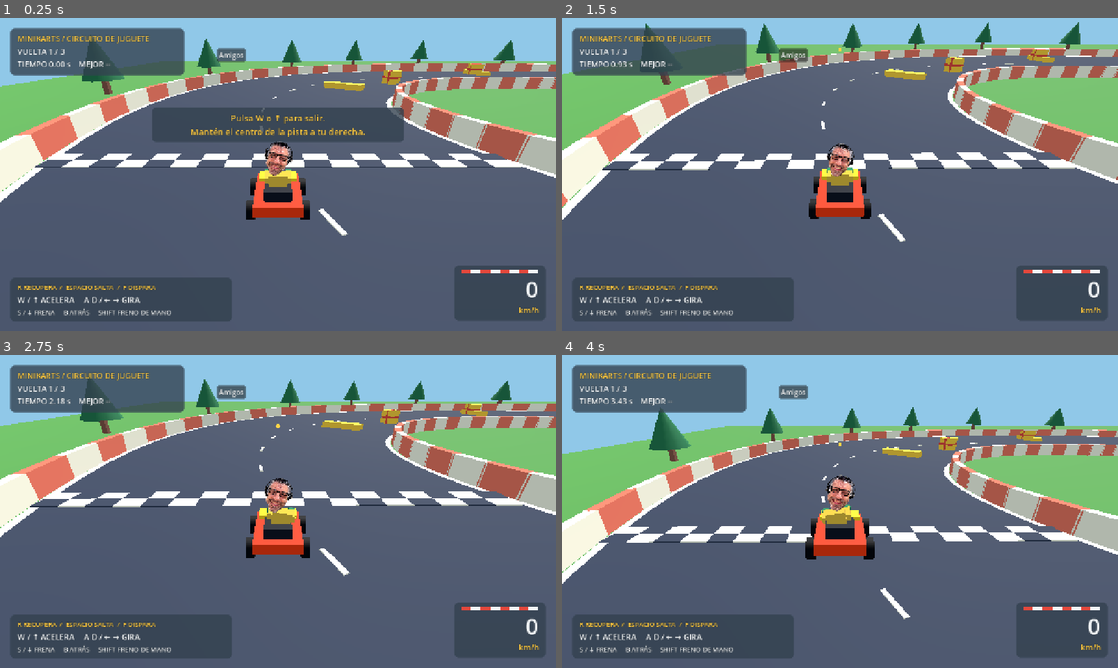
Above: before the commit, frames 1-4 (two rows, left to right).
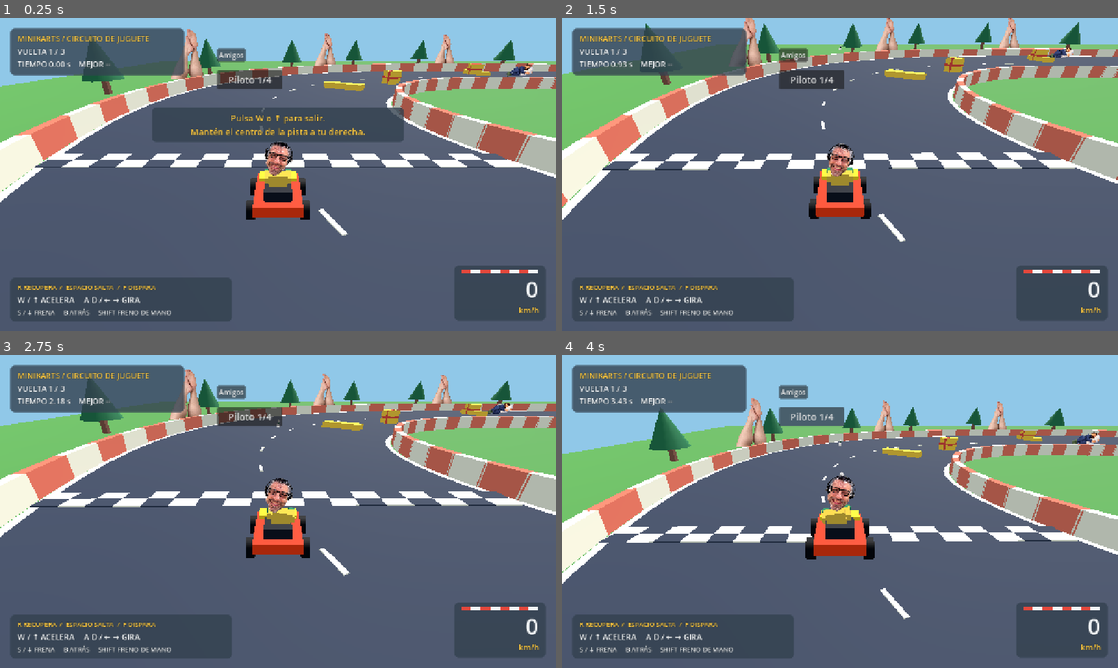
Above: after the commit, the same moments.

Repository: largomaniamlg-lab/minikarts
Game: Godot game, scene res://scenes/main.tscn
Same seed, same stepped clock (60 frames per second), same inputs: the game is played once before the commit and once after it.
Inputs (mouse positions are in pixels of both pictures, inside the frame that each line leads up to):
- Up to frame 1 (0.25 s): no input
- Up to frame 2 (1.5 s): tap W (accelerate) at 0.5 s; move the mouse to (962, 158) at 0.52 s; hold D (steer_right) 0.53-1.25 s; hold F (shoot) 0.53-1.25 s; click (962, 158) at 0.67 s; tap Space (jump) at 0.77 s; drag from (728, 190) to (812, 237) at 1.27 s
- Up to frame 3 (2.75 s): move the mouse to (333, 442) at 2.02 s; hold D (steer_right) from 2.03 s (still down); hold F (shoot) from 2.03 s (still down)
- Up to frame 4 (4 s): release D (steer_right) at 2.75 s; release F (shoot) at 2.75 s; drag from (812, 574) to (673, 464) at 2.77 s; move the mouse to (1006, 558) at 3.52 s; hold A (steer_left) from 3.53 s (still down); hold F (shoot) from 3.53 s (still down); tap Space (jump) at 3.77 s

The runs differ from the first frame. In frame 1, 1.6% of the frame differs, in the area x 30-96%, y 3-23%; in frame 2, 1.5%; in frame 3, 1.6%; in frame 4, 1.6%, in the area x 31-97%, y 13-39%.

Commit message:
Añadir pilotos de foto, neutral móvil y elementos del grupo

Diff:
--- a/godot/scripts/driver.gd
+++ b/godot/scripts/driver.gd
@@ -2,6 +2,18 @@
 
 var kart: CharacterBody3D
 var body: Node3D
+var face: Sprite3D
+var face_id := -1
+const FACES := [preload("res://assets/drivers/friend_face.png"), preload("res://assets/drivers/makeup_face.png"), preload("res://assets/drivers/smile_face.png"), preload("res://assets/drivers/beard_face.png")]
+
+func set_face(index: int) -> void:
+	index = clampi(index, 0, FACES.size() - 1)
+	if face_id == index or face == null:
+		return
+	face_id = index
+	face.texture = FACES[index]
+	# Keep equal head size despite different PNG dimensions.
+	face.pixel_size = 0.00072 if index == 0 else 0.88 / float(maxi(face.texture.get_width(), face.texture.get_height()))
 
 func _ready() -> void:
 	body = Node3D.new()
@@ -13,7 +25,7 @@
 		part(Vector3(0.17, 0.17, 0.22), Vector3(side * 0.17, 0.10, -0.34), Color("33875a"))
 		part(Vector3(0.14, 0.16, 0.47), Vector3(side * 0.29, 0.51, -0.03), Color("e5b83b"))
 		part(Vector3(0.17, 0.17, 0.16), Vector3(side * 0.29, 0.50, -0.30), Color("33875a"))
-	var face := Sprite3D.new()
+	face = Sprite3D.new()
 	face.name = "PhotoFace"
 	face.texture = preload("res://assets/drivers/friend_face.png")
 	face.pixel_size = 0.00072
@@ -22,6 +34,7 @@
 	face.shaded = false
 	face.texture_filter = BaseMaterial3D.TEXTURE_FILTER_LINEAR_WITH_MIPMAPS
 	add_child(face)
+	set_face(Network.selected_driver)
 
 func part(dimensions: Vector3, offset: Vector3, color: Color) -> void:
 	var visual := MeshInstance3D.new()
--- a/godot/scripts/network.gd
+++ b/godot/scripts/network.gd
@@ -20,6 +20,8 @@
 var pending_reset := false
 var displayed_phase := ""
 var browser_test := false
+var selected_driver := 0
+var driver_button: Button
 var remote_karts: Dictionary = {}
 var remote_shots: Array = []
 var menu: CanvasLayer
@@ -176,7 +178,10 @@
 		var name_text := str(message.get("name", "Piloto")).strip_edges().left(20)
 		if name_text == "":
 			name_text = "Piloto"
-		room.players[id] = {"kart": kart, "name": name_text, "ready": false, "lap": 0, "checkpoint": 0, "prev_z": -3.0, "input_time": clock, "finished": false, "spawn": kart.transform}
+		var requested_driver = message.get("driver", 0)
+		var driver_id := clampi(int(requested_driver), 0, 3) if (requested_driver is int or requested_driver is float) and is_finite(float(requested_driver)) else 0
+		kart.get_node("Driver").set_face(driver_id)
+		room.players[id] = {"kart": kart, "name": name_text, "driver": driver_id, "ready": false, "lap": 0, "checkpoint": 0, "prev_z": -3.0, "input_time": clock, "finished": false, "spawn": kart.transform}
 		connection.room = code
 		send(connection.socket, {"type": "welcome", "id": id, "code": code})
 		return
@@ -321,7 +326,7 @@
 	for id in room.players:
 		var player: Dictionary = room.players[id]
 		var kart = player.kart
-		racers.append({"id": id, "name": player.name, "ready": player.ready, "position": vector …(243 unchanged characters)…
+		racers.append({"id": id, "name": player.name, "driver": player.driver, "ready": player.ready, "position": vector …(243 unchanged characters)…
 	var shots := []
 	for child in room.stage.get_children():
 		if child.is_in_group("projectiles"):
@@ -330,7 +335,7 @@
 	for child in room.track.get_children():
 		if child.is_in_group("destructible"):
 			boxes.append(vector(child.position))
-	return {"type": "state", "code": room.code, "host": room.host, "phase": room.phase, "countdown": maxi(0, ceili(room.timer)), "elapsed": room.elapsed, "players": racers, "shots": shots, "boxes": boxes, "results": room.results}
+	return {"type": "state", "code": room.code, "host": room.host, "phase": room.phase, "countdown": maxi(0, ceili(room.timer)), "elapsed": room.elapsed, "players": racers, "shots": shots, "boxes": boxes, "neutral": vector(room.track.get_node("NeutralSleeper").position), "results": room.results}
 
 func as_vector(value: Array) -> Vector3:
 	return Vector3(value[0], value[1], value[2])
@@ -350,6 +355,8 @@
 	if snapshot.phase == "lobby" and displayed_phase == "results":
 		game.get_node("Track").reset_obstacles()
 	game.kart.set_physics_process(false)
+	if snapshot.has("neutral"):
+		game.get_node("Track/NeutralSleeper").position = as_vector(snapshot.neutral)
 	var active_ids := []
 	for racer in snapshot.players:
 		var id := int(racer.id)
@@ -372,6 +379,7 @@
 		var rotation := as_vector(racer.rotation)
 		kart.rotation.y = lerp_angle(kart.rotation.y, rotation.y, 1.0 - exp(-20 * delta))
 		kart._body_visual.material_override.albedo_color = Color(racer.color)
+		kart.get_node("Driver").set_face(int(racer.get("driver", 0)))
 		kart.speed = racer.speed
 		kart._steering = racer.steering
 		if id == player_id:
@@ -421,6 +429,19 @@
 			get_tree().current_scene.kart.enabled = not menu.get_node("Panel").visible
 	)
 	menu.add_child(toggle)
+	driver_button = Button.new()
+	driver_button.position = Vector2(500, 120)
+	driver_button.text = "Piloto %d/4" % (selected_driver + 1)
+	driver_button.custom_minimum_size = Vector2(150, 44)
+	driver_button.add_theme_font_size_override("font_size", 22)
+	driver_button.pressed.connect(func():
+		if playing:
+			return
+		selected_driver = (selected_driver + 1) % 4
+		driver_button.text = "Piloto %d/4" % (selected_driver + 1)
+		get_tree().current_scene.kart.get_node("Driver").set_face(selected_driver)
+	)
+	menu.add_child(driver_button)
 	var panel := PanelContainer.new()
 	panel.name = "Panel"
 	panel.position = Vector2(320, 150)
@@ -483,7 +504,7 @@
 
 func connect_room(create: bool) -> void:
 	if socket != null and socket.get_ready_state() == WebSocketPeer.STATE_OPEN and player_id == 0:
-		send(socket, {"type": "create" if create else "join", "code": code_input.text.to_upper(), "name": nickname.text})
+		send(socket, {"type": "create" if create else "join", "code": code_input.text.to_upper(), "name": nickname.text, "driver": selected_driver})
 		return
 	if socket != null:
 		info.text = "Sal de la sala antes de conectar a otra."
@@ -505,11 +526,12 @@
 	while socket != null and socket.get_ready_state() == WebSocketPeer.STATE_CONNECTING and clock < deadline:
 		await get_tree().process_frame
 	if socket != null and socket.get_ready_state() == WebSocketPeer.STATE_OPEN:
-		send(socket, {"type": "create" if create else "join", "code": code_input.text.to_upper(), "name": nickname.text})
+		send(socket, {"type": "create" if create else "join", "code": code_input.text.to_upper(), "name": nickname.text, "driver": selected_driver})
 	else:
 		info.text = "Servidor no disponible. Sal de la sala para reintentar."
 
 func update_menu() -> void:
+	driver_button.disabled = playing
 	var lines := ["Sala %s · %d/4" % [room_code, snapshot.players.size()]]
 	for racer in snapshot.players:
 		lines.append("%s · %s" % [racer.name, "Listo" if racer.ready else "Esperando"])
@@ -538,6 +560,7 @@
 	displayed_phase = ""
 	room_code = ""
 	player_id = 0
+	driver_button.disabled = false
 	remote_karts.clear()
 	remote_shots.clear()
 	get_tree().reload_current_scene()
--- /dev/null
+++ b/godot/scripts/neutral_sleeper.gd
@@ -0,0 +1,37 @@
+extends Area3D
+
+var elapsed := 0.0
+const ANGLE := 1.7
+
+func _ready() -> void:
+	name = "NeutralSleeper"
+	add_to_group("neutral_hazards")
+	collision_layer = 0
+	collision_mask = 1
+	var collider := CollisionShape3D.new()
+	var shape := BoxShape3D.new()
+	shape.size = Vector3(3.5, 1.15, 2.3)
+	collider.shape = shape
+	add_child(collider)
+	var sprite := Sprite3D.new()
+	sprite.texture = preload("res://assets/memes/sleeper.png")
+	sprite.pixel_size = 4.0 / float(sprite.texture.get_width())
+	sprite.billboard = BaseMaterial3D.BILLBOARD_ENABLED
+	sprite.shaded = false
+	add_child(sprite)
+	reset_path()
+
+func reset_path() -> void:
+	elapsed = 0.0
+	position = get_parent().track_point(ANGLE, 30.0, 0.75)
+	reset_physics_interpolation()
+
+func _physics_process(delta: float) -> void:
+	# The server determines the position and hits in each isolated room.
+	if Network.playing and not Network.server_mode:
+		return
+	elapsed += delta
+	position = get_parent().track_point(ANGLE, 30.0 + 6.5 * sin(elapsed * 0.85), 0.75)
+	for body in get_overlapping_bodies():
+		if body.has_method("receive_hit"):
+			body.receive_hit()
--- a/godot/scripts/projectile.gd
+++ b/godot/scripts/projectile.gd
@@ -6,11 +6,19 @@
 
 func _ready() -> void:
 	add_to_group("projectiles")
+	var photo := Sprite3D.new()
+	photo.texture = preload("res://assets/memes/projectile.png")
+	photo.pixel_size = 0.8 / float(photo.texture.get_height())
+	photo.billboard = BaseMaterial3D.BILLBOARD_ENABLED
+	photo.shaded = false
+	photo.position.y = 0.2
+	add_child(photo)
 	var visual := MeshInstance3D.new()
 	var sphere := SphereMesh.new()
 	sphere.radius = 0.2
 	sphere.height = 0.4
 	visual.mesh = sphere
+	visual.visible = false
 	var material := StandardMaterial3D.new()
 	material.albedo_color = Color("ffd447")
 	material.shading_mode = BaseMaterial3D.SHADING_MODE_UNSHADED
--- a/godot/scripts/track.gd
+++ b/godot/scripts/track.gd
@@ -52,6 +52,17 @@
 		box("Grandstand", Vector3(13, 0.6, 1.5), Vector3(0, 0.3 + tier * 0.6, -48 - tier * 1.5), blue if tier % 2 == 0 else white)
 	box("InfieldAccent", Vector3(8, 0.15, 5), Vector3(0, 0.075, 0), blue)
 	_build_obstacles()
+	var sleeper := preload("res://scripts/neutral_sleeper.gd").new()
+	add_child(sleeper)
+	for i in range(12):
+		var decoration := Sprite3D.new()
+		decoration.texture = preload("res://assets/memes/legs.png")
+		decoration.pixel_size = 6.0 / float(decoration.texture.get_height())
+		decoration.position = track_point(TAU * float(i) / 12.0, 44.0, 3.0)
+		decoration.billboard = BaseMaterial3D.BILLBOARD_ENABLED
+		decoration.shaded = false
+		decoration.name = "LegTree%d" % i
+		add_child(decoration)
 
 func track_point(angle: float, base_radius: float = 30.0, height: float = 0.0) -> Vector3:
 	var radius: float = base_radius + 3.0 * sin(3.0 * angle)
@@ -74,6 +85,8 @@
 		add_child(crate)
 
 func reset_obstacles() -> void:
+	if has_node("NeutralSleeper"):
+		get_node("NeutralSleeper").reset_path()
 	for child in get_children():
 		if child.is_in_group("obstacles"):
 			remove_child(child)
--- a/godot/tests/multiplayer_rules.gd
+++ b/godot/tests/multiplayer_rules.gd
@@ -26,12 +26,15 @@
 	fake_peer(101)
 	fake_peer(102)
 	fake_peer(103)
-	network.server_message(101, {"type": "create", "name": "Uno"})
+	network.server_message(101, {"type": "create", "name": "Uno", "driver": 2})
 	var room: Dictionary = network.rooms[network.peers[101].room]
-	network.server_message(102, {"type": "join", "code": room.code, "name": "Dos"})
+	network.server_message(102, {"type": "join", "code": room.code, "name": "Dos", "driver": 3})
 	network.server_message(103, {"type": "create", "name": "Otra sala"})
 	var other: Dictionary = network.rooms[network.peers[103].room]
 	await frames(10)
+	check(room.players[101].driver == 2 and room.players[102].driver == 3, "Each racer retains their chosen driver")
+	check(room.players[102].kart.get_node("Driver").face_id == 3, "Server kart uses selected face")
+	check(network.room_state(room).has("neutral"), "Moving neutral position is shared with clients")
 	network.server_message(102, {"type": "start"})
 	check(room.phase == "lobby", "Guest cannot start")
 	network.server_message(101, {"type": "start"})
@@ -93,6 +96,19 @@
 	check(room.phase == "lobby" and room.results.is_empty(), "Host returns to lobby")
 	check(room.players[101].lap == 0 and not room.players[101].ready, "Restart resets progress and readiness")
 	check(room.track.get_children().filter(func(n): return n.is_in_group("obstacles")).size() == 14, "Restart restores obstacles")
+	var neutral = room.track.get_node("NeutralSleeper")
+	neutral.reset_path()
+	var initial_neutral: Vector3 = neutral.position
+	neutral._physics_process(1.0)
+	check(neutral.position.distance_to(initial_neutral) > 1.0, "Neutral crosses road laterally")
+	victim.reset_to(Transform3D(Basis.IDENTITY, neutral.position))
+	victim.speed = 12.0
+	await frames(5)
+	check(victim.hit_time > 0.0 and victim.protection_time > 0.0, "Actual neutral overlap causes protected spin")
+	check(victim.speed < 5.0, "Neutral impact reduces speed")
+	room.track.reset_obstacles()
+	check(neutral.elapsed == 0.0 and neutral.position.is_equal_approx(initial_neutral), "Restart restores neutral path")
+	check(room.track.get_children().filter(func(n): return n.name.begins_with("LegTree")).size() == 12, "Restart preserves decorations without duplication")
 	network.remove_peer(101)
 	check(room.host == 102, "Host transfers after disconnect")
 	network.remove_peer(102)
Binary file added: godot/assets/drivers/beard_face.png
Binary file added: godot/assets/drivers/makeup_face.png
Binary file added: godot/assets/drivers/smile_face.png
Binary file added: godot/assets/memes/legs.png
Binary file added: godot/assets/memes/projectile.png
Binary file added: godot/assets/memes/sleeper.png
Not shown, added: godot/scripts/neutral_sleeper.gd.uid
Not shown, changed: scripts/test-multiplayer-browser.py
Not shown, changed: scripts/test-multiplayer.py
